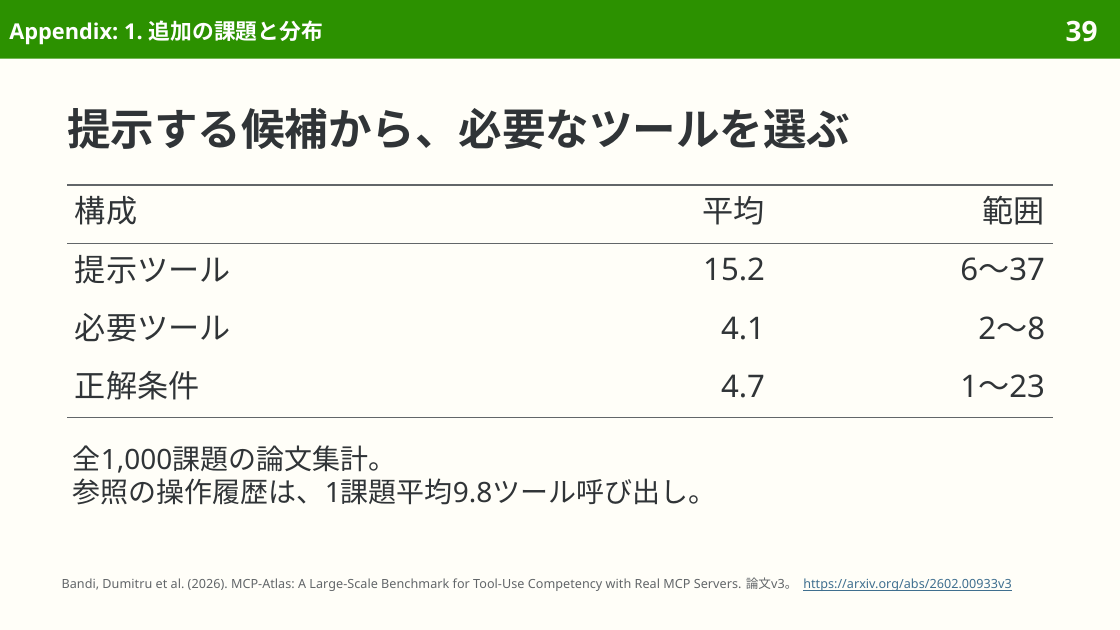
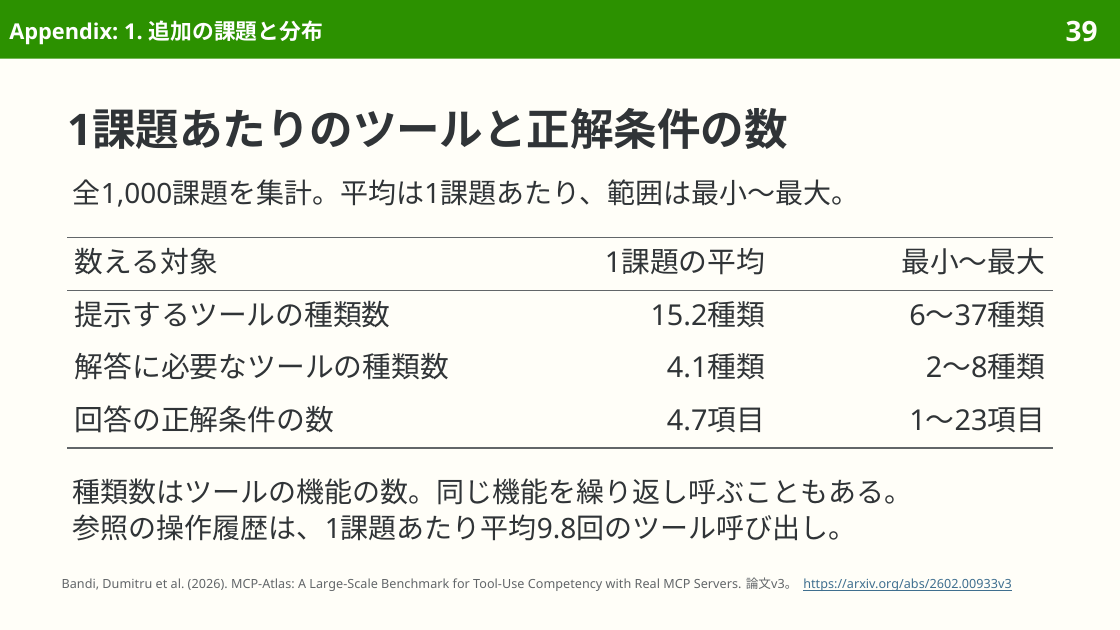
Before and after one commit to sasakiy84/datasets-in-10-minutes, a slide deck: slide 39 of slides/datasets-in-10-minutes-mcp-atlas.pptx. Drawn at 1120x630 pixels with LibreOffice and Linux fonts; fonts in the diff are those of the drawing. Boxes give left, top, right and bottom in pixels: in the first picture for what was removed or moved away, otherwise in the second. Text is boxed around its words. In the diff, an @@ line names an element or a change of style, - is before the commit and + after.

```diff
--- a/slides/datasets-in-10-minutes-mcp-atlas.pptx
+++ b/slides/datasets-in-10-minutes-mcp-atlas.pptx
@@ title at (x1=67, y1=108, x2=788, y2=149): text changed @@
-提示する候補から、必要なツールを選ぶ
+1課題あたりのツールと正解条件の数
@@ text added at (x1=73, y1=179, x2=859, y2=207), 18 pt, text #303437 @@
+全1,000課題を集計。平均は1課題あたり、範囲は最小〜最大。
@@ table at (x1=67, y1=237, x2=1053, y2=448) @@
-row 1: 構成 | 平均 | 範囲
+row 1: 数える対象 | 1課題の平均 | 最小〜最大
-row 2: 提示ツール | 15.2 | 6〜37
+row 2: 提示するツールの種類数 | 15.2種類 | 6〜37種類
-row 3: 必要ツール | 4.1 | 2〜8
+row 3: 解答に必要なツールの種類数 | 4.1種類 | 2〜8種類
-row 4: 正解条件 | 4.7 | 1〜23
+row 4: 回答の正解条件の数 | 4.7項目 | 1〜23項目
@@ table resized from (x1=67, y1=185, x2=1053, y2=418) to (x1=67, y1=237, x2=1053, y2=448) @@
@@ text at (x1=73, y1=478, x2=913, y2=541): text changed @@
-全1,000課題の論文集計。
-参照の操作履歴は、1課題平均9.8ツール呼び出し。
+種類数はツールの機能の数。同じ機能を繰り返し呼ぶこともある。
+参照の操作履歴は、1課題あたり平均9.8回のツール呼び出し。
```
Also in this commit, not shown: 7 other slides changed, 4 other files.
